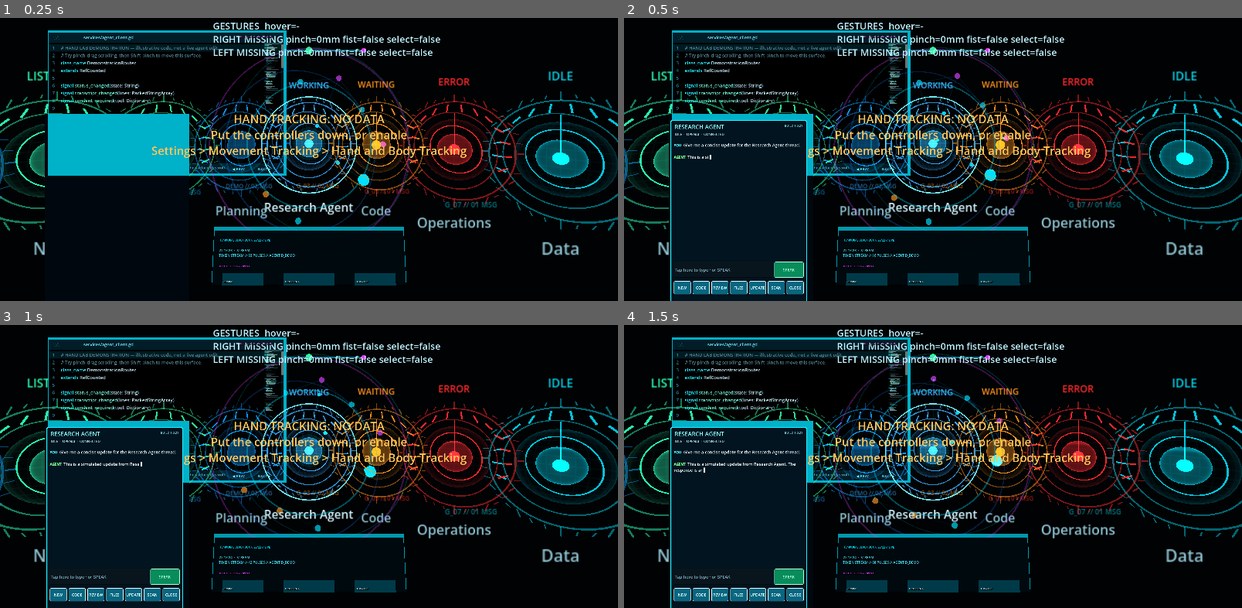
Above: before the commit, frames 1-4 (two rows, left to right).
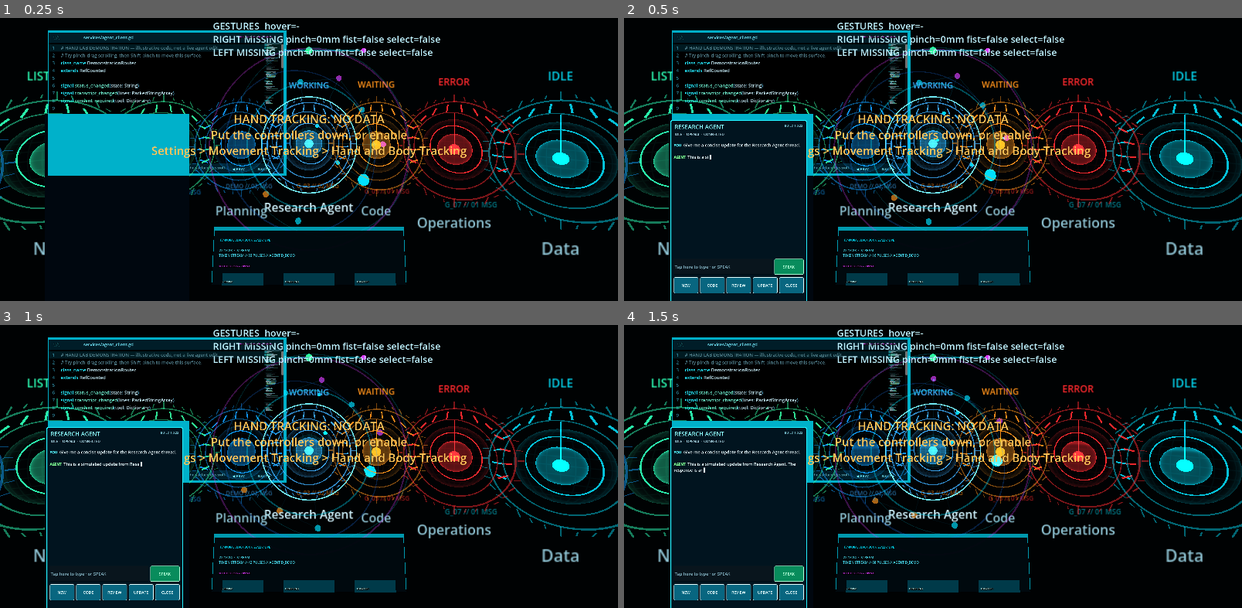
Above: after the commit, the same moments.

Repository: boarrr/JarvisXR
Game: Godot game, scene res://scenes/demo/cognition_showcase.tscn
The game is run twice, just before and just after one commit, with the same random seed, the same clock (stepped at 60 frames per second) and the same inputs. This scene is started directly instead of the project's main scene.
Inputs:
- Up to frame 1 (0.25 s): no input
- Up to frame 2 (0.5 s): no input
- Up to frame 3 (1 s): tap Enter at 0.5, 0.6 s
- Up to frame 4 (1.5 s): tap Keypad Enter at 1.35 s

Frame 1 is identical in both runs. In frame 2, 0.9% of the frame differs, in the area x 8-30%, y 37-98%; in frame 3, 0.9%; in frame 4, 0.9%.
Error in both runs: Invalid call. Nonexistent function '_refresh_telemetry' in base 'Node3D (PalmConsole)'. (res://scenes/demo/cognition_showcase.gd:40)

Commit message:
fix(palm): 5 larger footer buttons, taller row, touch targets on the screen plane (angle-stable)
- footer: NEW CODE REVIEW UPDATE CLOSE (drop FILES/SCAN; both via /files, /scan + auto)
- taller secondary row; targets shallow at the screen plane so taps match the visuals
- release 1.0.22

Diff:
--- a/client-godot/project.godot
+++ b/client-godot/project.godot
@@ -11,7 +11,7 @@
 [application]
 
 config/name="Spatial Agent XR"
-config/version="1.0.21"
+config/version="1.0.22"
 run/main_scene="res://scenes/app/main.tscn"
 config/features=PackedStringArray("4.7", "Mobile")
 config/icon="res://icon.svg"
--- a/client-godot/scenes/hud/palm_console.gd
+++ b/client-godot/scenes/hud/palm_console.gd
@@ -15,20 +15,18 @@
 const SCREEN_CENTER := Vector2(0.0, 0.0)
 const SCREEN_SIZE := Vector2(0.5, 0.672)
 const HEADER_HEIGHT_PX := 104.0
-const FOOTER_HEIGHT_PX := 196.0
+const FOOTER_HEIGHT_PX := 210.0
 const CHAT_RENDER_INTERVAL := 0.1
 const CHAT_SCROLL_LINES_PER_METRE := 55.0
 
-const RECT_INPUT := Rect2(16, 664, 462, 74)
-const RECT_SPEAK := Rect2(486, 664, 138, 74)
-const RECT_SECONDARY := Rect2(16, 754, 608, 62)
+const RECT_INPUT := Rect2(16, 650, 462, 74)
+const RECT_SPEAK := Rect2(486, 650, 138, 74)
+const RECT_SECONDARY := Rect2(16, 736, 608, 76)
 const SECONDARY := [
 	["NEW", "palm:new_agent", "NewTarget"],
 	["CODE", "palm:code_toggle", "CodeTarget"],
 	["REVIEW", "palm:review", "ReviewTarget"],
-	["FILES", "palm:files", "FilesTarget"],
 	["UPDATE", "palm:update", "UpdateTarget"],
-	["SCAN", "palm:scan_qr", "ScanTarget"],
 	["CLOSE", "palm:dismiss", "CloseTarget"],
 ]
 
@@ -292,7 +290,9 @@
 	var scale_x := SCREEN_SIZE.x / float(VIEWPORT_SIZE.x)
 	var scale_y := SCREEN_SIZE.y / float(VIEWPORT_SIZE.y)
 	var shape := BoxShape3D.new()
-	shape.size = Vector3(rect.size.x * scale_x, rect.size.y * scale_y, 0.08)
+	# Shallow target sitting on the screen plane so taps land where the control
+	# looks, regardless of the angle the hand approaches from.
+	shape.size = Vector3(rect.size.x * scale_x, rect.size.y * scale_y, 0.02)
 	var collision := CollisionShape3D.new()
 	collision.shape = shape
 	area.add_child(collision)
@@ -334,7 +334,9 @@
 	var scale_x := SCREEN_SIZE.x / float(VIEWPORT_SIZE.x)
 	var scale_y := SCREEN_SIZE.y / float(VIEWPORT_SIZE.y)
 	var shape := BoxShape3D.new()
-	shape.size = Vector3(rect.size.x * scale_x, rect.size.y * scale_y, 0.08)
+	# Shallow target sitting on the screen plane so taps land where the control
+	# looks, regardless of the angle the hand approaches from.
+	shape.size = Vector3(rect.size.x * scale_x, rect.size.y * scale_y, 0.02)
 	var collision := CollisionShape3D.new()
 	collision.shape = shape
 	area.add_child(collision)
@@ -440,7 +442,7 @@
 	return Vector3(
 		SCREEN_CENTER.x + (center.x - VIEWPORT_SIZE.x * 0.5) * scale_x,
 		SCREEN_CENTER.y - (center.y - VIEWPORT_SIZE.y * 0.5) * scale_y,
-		0.03
+		0.006
 	)
 
 
Not shown, changed: client-godot/export_presets.cfg
